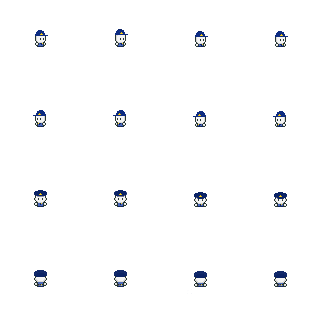
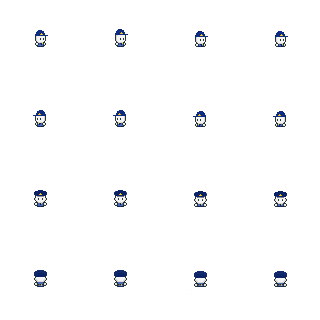
Revision of a layered w=320, h=320 image; what changed, layer by layer:
painted on "idle.png" over [194, 191, 287, 199]
